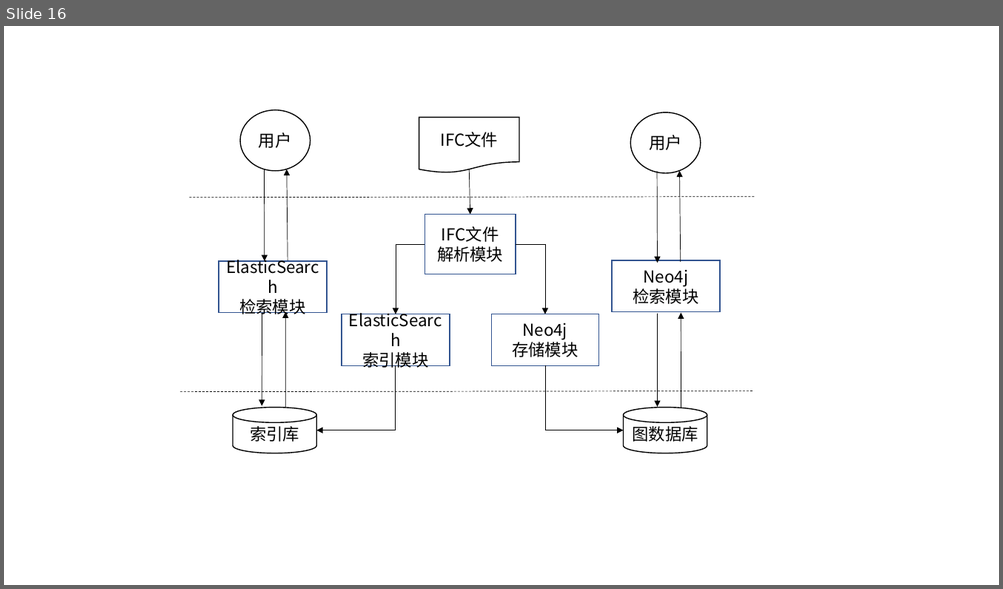
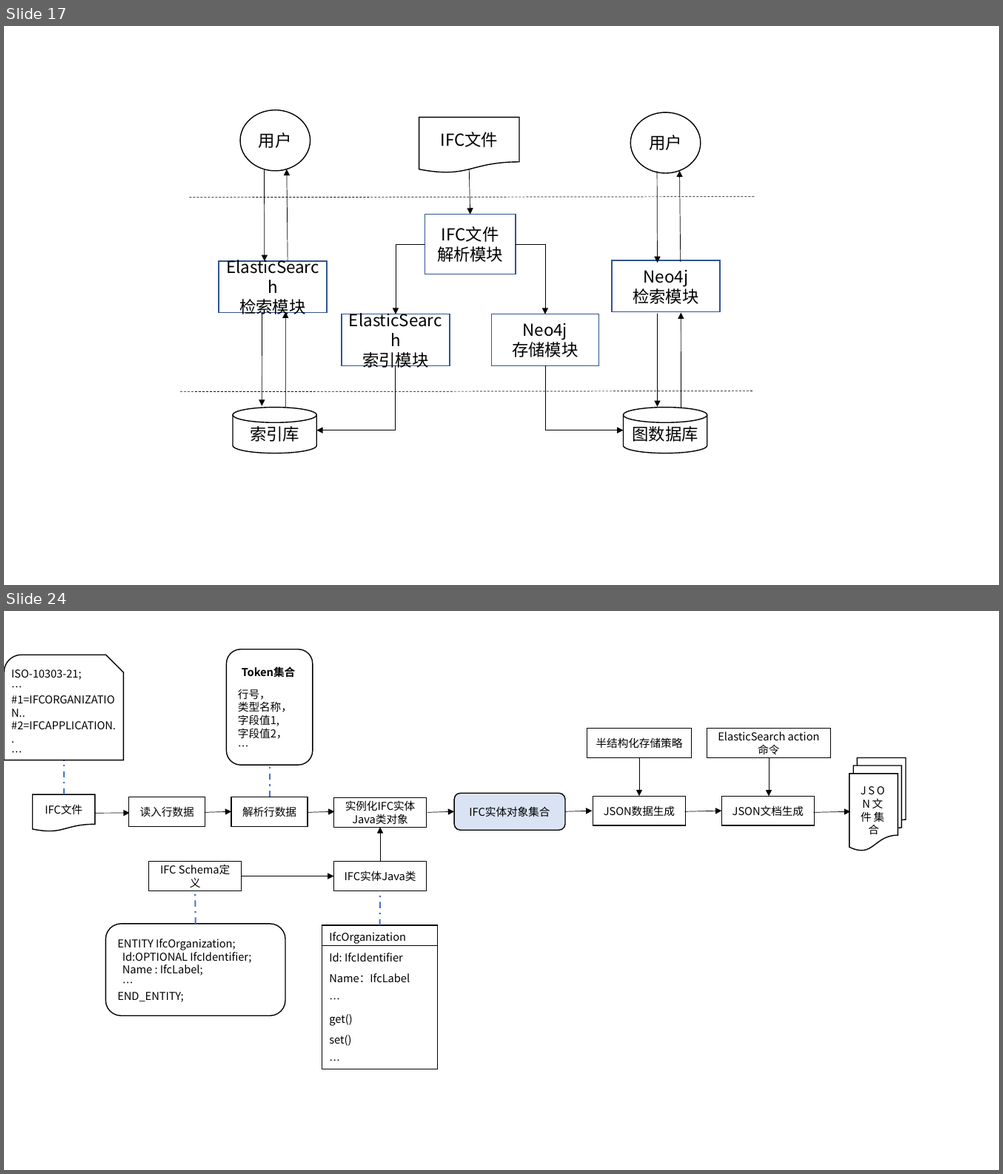
Before and after one commit to yayadi23/BIM, a slide deck: 毕业论文资料/毕业论文图.pptx. Shown one above the other, each under a label of ours: slide 16 before the commit, slides 17 and 24 after it; the slides between them are not shown. The pictures are 1003x589 and 1003x1174 pixels, drawn with LibreOffice and Linux fonts; fonts in the diff are those of the drawing. Boxes give left, top, right and bottom in pixels: in the first picture for what was removed or moved away, otherwise in the second. Text is boxed around its words. In the diff, an @@ line names an element or a change of style, - is before the commit and + after.

```diff
--- a/毕业论文资料/毕业论文图.pptx
+++ b/毕业论文资料/毕业论文图.pptx
@@ slide 24 added at (4, 611, 999, 1170), background #FFFFFF @@
@@ snip round rect added at (4, 655, 123, 760), outline #000000 1 pt @@
@@ rounded rectangle added at (226, 649, 313, 765), fill #FFFFFF, outline #000000 1 pt, 10.5 pt, text #000000 @@
+行号，
+类型名称，字段值1,
+字段值2，
+…
@@ text added at (11, 669, 116, 729), 10.5 pt, text #000000 @@
+ISO-10303-21;
+…
+#1=IFCORGANIZATION..
+#2=IFCAPPLICATION..
+…
@@ text added at (242, 667, 296, 678), 10.5 pt, text #000000, bold @@
+Token集合
@@ rectangle added at (586, 728, 691, 758), fill #FFFFFF, outline #000000 1 pt, 10.5 pt, text #000000 @@
+半结构化存储策略
@@ rectangle added at (707, 728, 830, 758), fill #FFFFFF, outline #000000 1 pt, 10.5 pt, text #000000 @@
+ElasticSearch action命令
@@ line added from (64, 795) to (64, 760), #4472C4 1.5 pt dashed @@
@@ line added from (270, 797) to (270, 766), #4472C4 1.5 pt dashed @@
@@ arrow added from (639, 758) to (639, 796), #000000 0.5 pt @@
@@ arrow added from (768, 758) to (768, 796), #000000 0.5 pt @@
@@ flow chart multidocument added at (849, 758, 905, 851), fill #FFFFFF, outline #000000 1 pt, 10.5 pt, text #000000 @@
+JSON文件集合
@@ flow chart document added at (32, 795, 95, 832), fill #FFFFFF, outline #000000 1 pt, 10.5 pt, text #000000 @@
+IFC文件
@@ rectangle added at (128, 797, 205, 826), fill #FFFFFF, outline #000000 1 pt, 10.5 pt, text #000000 @@
+读入行数据
@@ rectangle added at (232, 797, 307, 826), fill #FFFFFF, outline #000000 1 pt, 10.5 pt, text #000000 @@
+解析行数据
@@ rectangle added at (334, 797, 427, 827), fill #FFFFFF, outline #000000 1 pt, 10.5 pt, text #000000 @@
+实例化IFC实体Java类对象
@@ rounded rectangle added at (454, 793, 565, 830), fill #DAE3F3, outline #000000 1 pt, 10.5 pt, text #000000 @@
+IFC实体对象集合
@@ rectangle added at (593, 796, 686, 826), fill #FFFFFF, outline #000000 1 pt, 10.5 pt, text #000000 @@
+JSON数据生成
@@ rectangle added at (722, 796, 814, 826), fill #FFFFFF, outline #000000 1 pt, 10.5 pt, text #000000 @@
+JSON文档生成
@@ arrow added from (95, 813) to (129, 813), #000000 0.5 pt @@
@@ arrow added from (205, 812) to (232, 812), #000000 0.5 pt @@
@@ arrow added from (307, 812) to (335, 812), #000000 0.5 pt @@
@@ arrow added from (380, 862) to (380, 827), #000000 0.5 pt @@
@@ arrow added from (427, 812) to (454, 812), #000000 0.5 pt @@
@@ arrow added from (565, 812) to (592, 811), #000000 0.5 pt @@
@@ arrow added from (685, 812) to (722, 811), #000000 0.5 pt @@
@@ arrow added from (814, 812) to (850, 812), #000000 0.5 pt @@
@@ rectangle added at (149, 862, 242, 891), fill #FFFFFF, outline #000000 1 pt, 10.5 pt, text #000000 @@
+IFC Schema定义
@@ arrow added from (242, 877) to (334, 877), #000000 0.5 pt @@
@@ rectangle added at (334, 862, 427, 891), fill #FFFFFF, outline #000000 1 pt, 10.5 pt, text #000000 @@
+IFC实体Java类
@@ line added from (196, 924) to (195, 891), #4472C4 1.5 pt dashed @@
@@ line added from (380, 925) to (380, 891), #4472C4 1.5 pt dashed @@
@@ rounded rectangle added at (105, 924, 285, 1016), fill #FFFFFF, outline #000000 1 pt, 10.5 pt, text #000000 @@
+ENTITY IfcOrganization;
+Id:OPTIONAL IfcIdentifier;
+Name : IfcLabel;
+…
+END_ENTITY;
@@ table added at (322, 925, 438, 1070), 7 rows, 1 columns @@
+IfcOrganization
+Id: IfcIdentifier
+Name：IfcLabel
+…
+get()
+set()
+…
@@ what was slide 16 is now slide 17 @@
```
Also in this commit, not shown: 1 slide changed, 9 other slides added, 4 other files.
